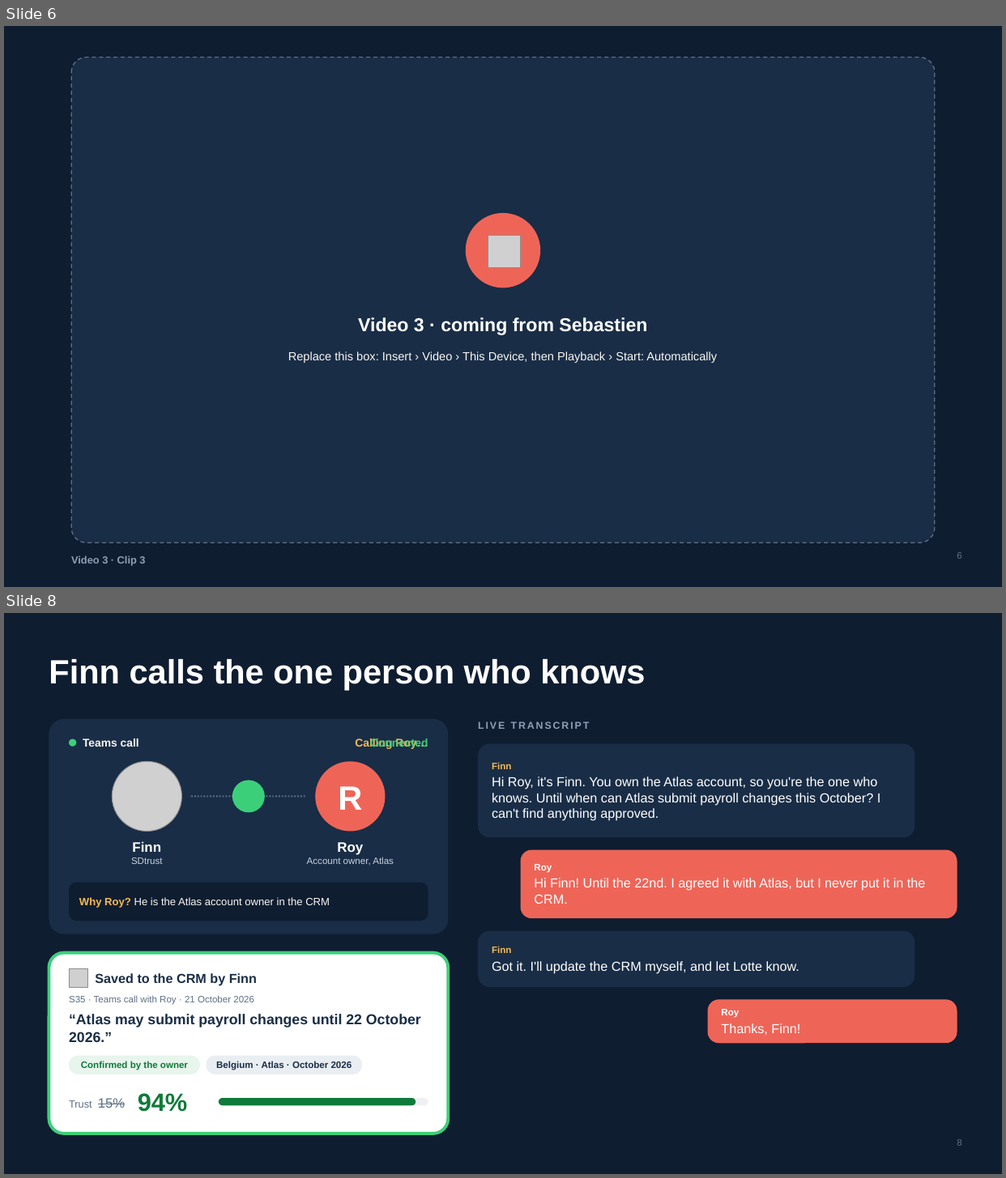
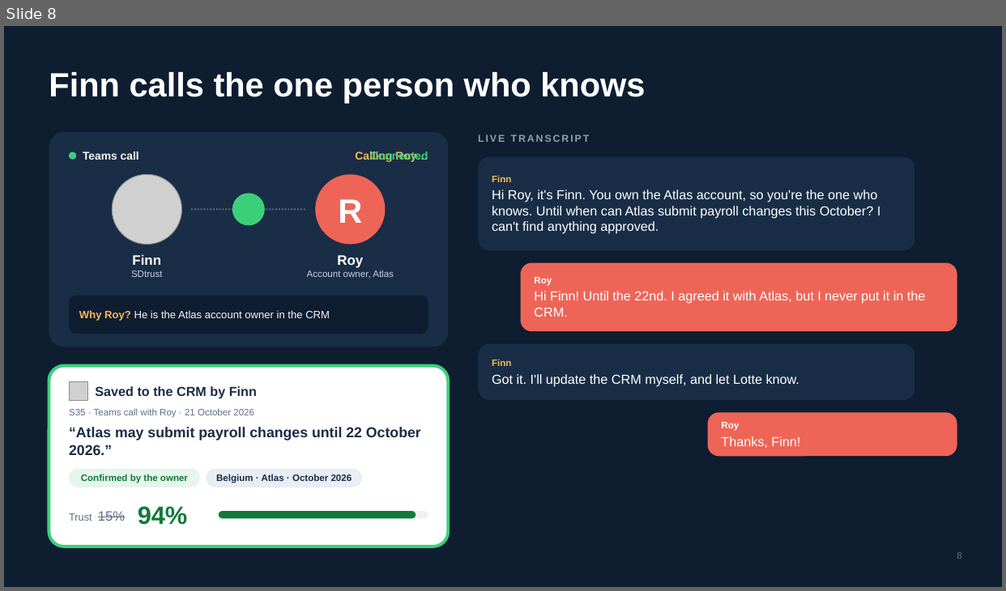
Before and after one commit to rheerkens/tectonic-hackathon-2026-october-finals, a slide deck: docs/pitch/SDtrust-pitch.pptx. Shown one above the other, each under a label of ours: slides 6 and 8 before the commit, slide 8 after it; the slides between them are not shown. The pictures are 1006x1178 and 1006x591 pixels, drawn with LibreOffice and Linux fonts; fonts in the diff are those of the drawing; grey boxes stand for pictures; background and template pictures are left out. Boxes give left, top, right and bottom in pixels: in the first picture for what was removed or moved away, otherwise in the second. Text is boxed around its words. In the diff, an @@ line names an element or a change of style, - is before the commit and + after.

```diff
--- a/docs/pitch/SDtrust-pitch.pptx
+++ b/docs/pitch/SDtrust-pitch.pptx
@@ slide 6 removed at box(4, 26, 1002, 587), background #0F1D31 @@
@@ rounded rectangle removed at box(71, 58, 935, 544) @@
@@ ellipse removed at box(466, 213, 541, 288) @@
@@ picture removed at box(488, 236, 521, 268) @@
@@ text removed at box(358, 318, 647, 335) @@
-Video 3 · coming from Sebastien
@@ text removed at box(288, 352, 717, 363) @@
-Replace this box: Insert › Video › This Device, then Playback › Start: Automatically
@@ text removed at box(71, 556, 145, 566) @@
-Video 3 · Clip 3
@@ page number removed at box(957, 552, 961, 559) @@
-6
```
Also in this commit, not shown: 3 slides added, 2 other slides removed, 8 other files.
